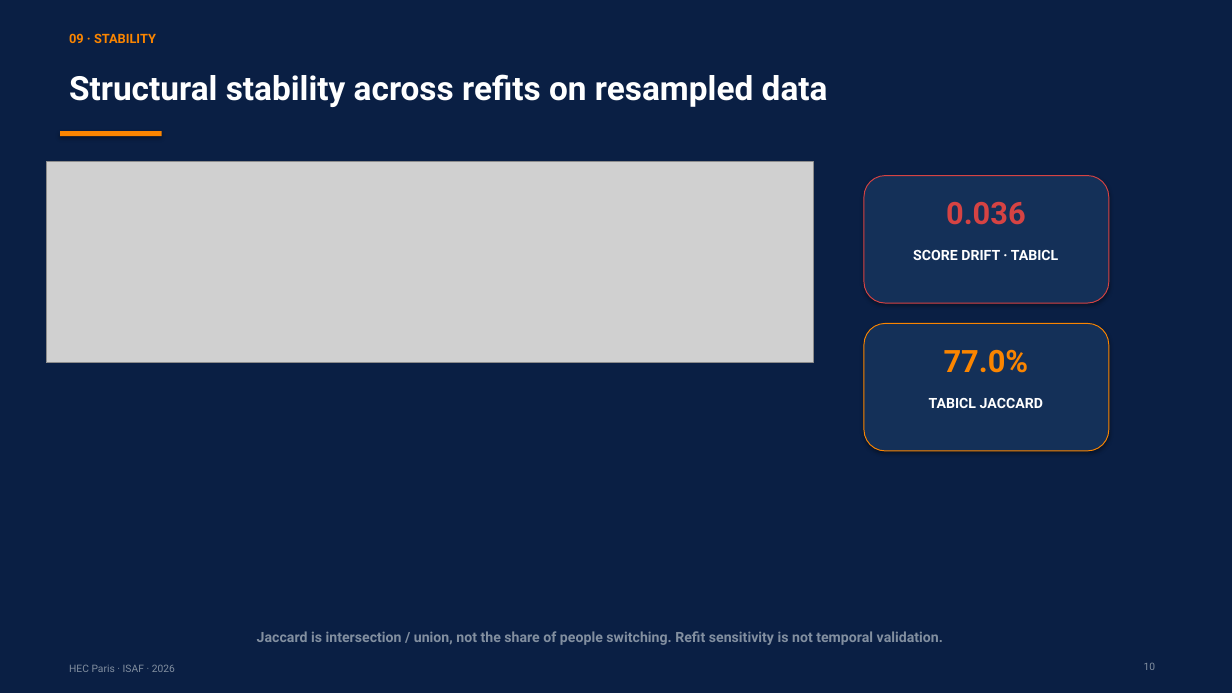
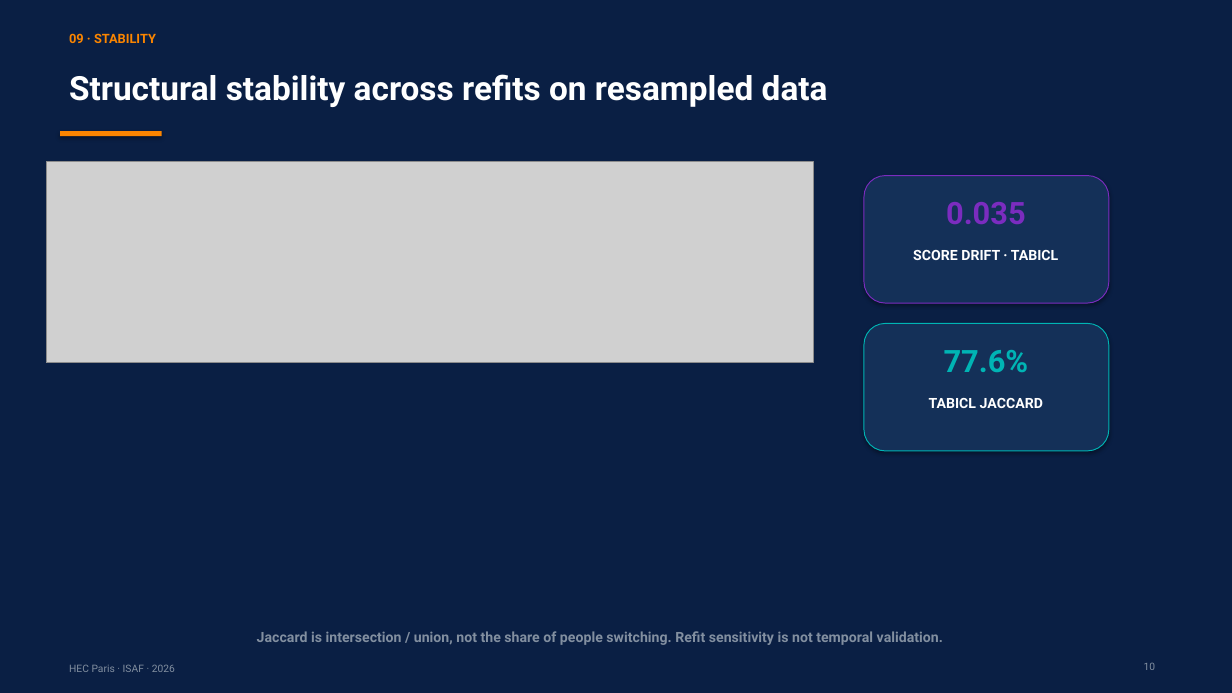
Before and after one commit to RyanBalech/recidivism-forecasting-analysis, a slide deck: slide 10 of reports/ISAF_Recidivism_Presentation.pptx. Drawn at 1232x693 pixels with LibreOffice and Linux fonts; fonts in the diff are those of the drawing; grey boxes stand for pictures. Boxes give left, top, right and bottom in pixels: in the first picture for what was removed or moved away, otherwise in the second. Text is boxed around its words. In the diff, an @@ line names an element or a change of style, - is before the commit and + after.

```diff
--- a/reports/ISAF_Recidivism_Presentation.pptx
+++ b/reports/ISAF_Recidivism_Presentation.pptx
@@ rounded rectangle at [864,176,1109,303]: outline #D64343 0.75 pt to #7B2CBF 0.75 pt @@
@@ text at [946,202,1026,224]: text changed; text colour #D64343 to #7B2CBF @@
-0.036
+0.035
@@ rounded rectangle at [864,323,1109,451]: outline #FB8500 0.75 pt to #00B4B4 0.75 pt @@
@@ text at [944,350,1029,372]: text changed; text colour #FB8500 to #00B4B4 @@
-77.0%
+77.6%
```
Also in this commit, not shown: 28 other files.
